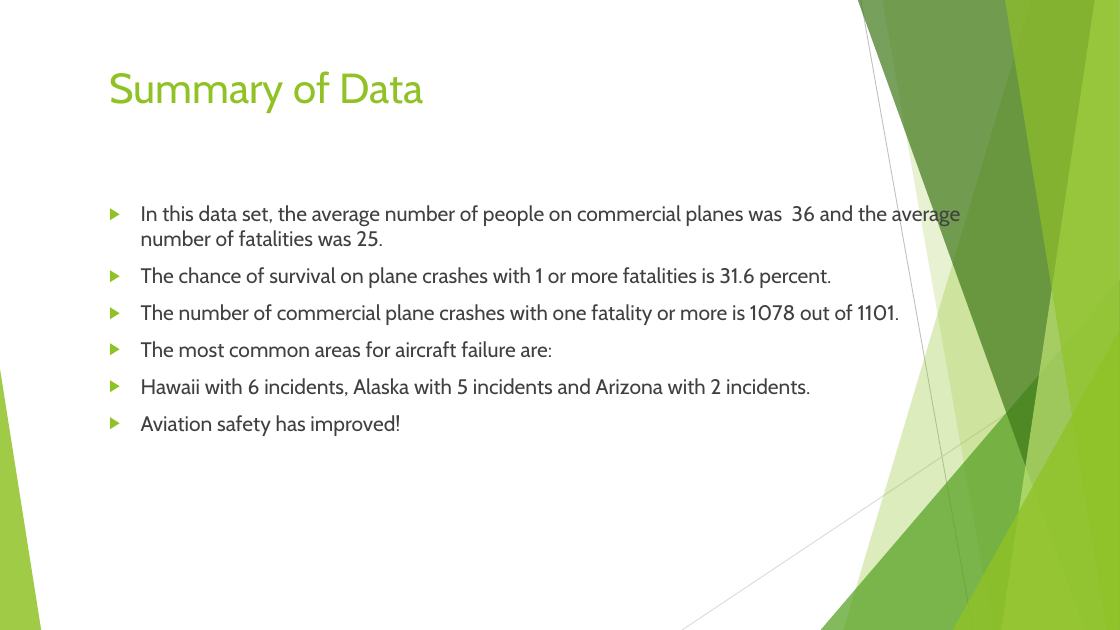
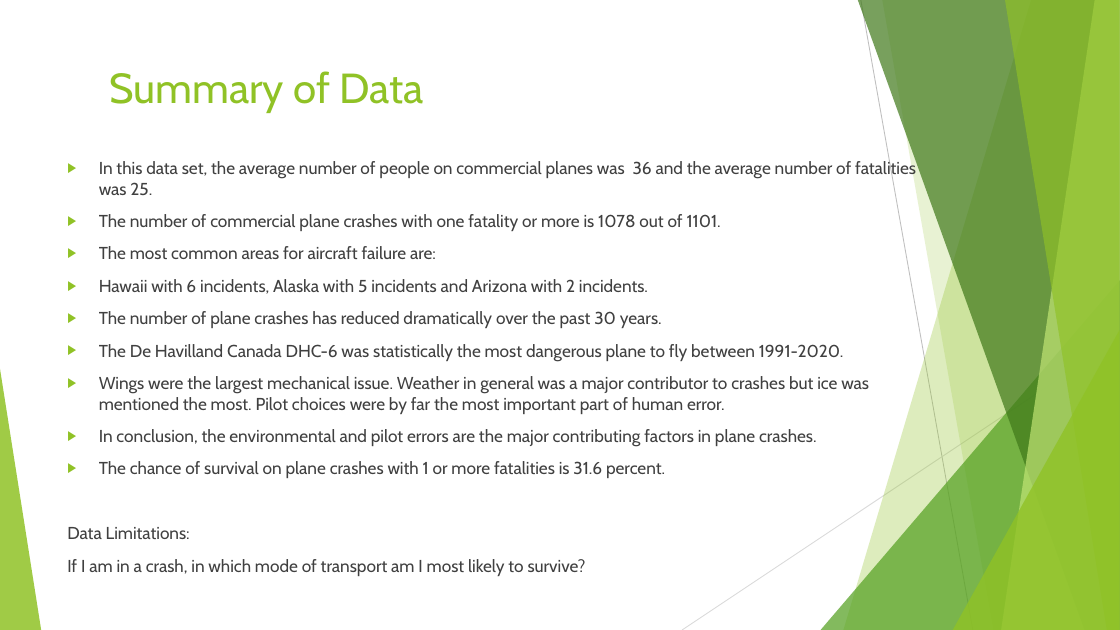
Before and after one commit to MZt92-ui/Project-1-Group-3, a slide deck: slide 10 of plane_crash_presenation_Rob.pptx (slide 7 before the commit). Drawn at 1120x630 pixels with LibreOffice and Linux fonts; fonts in the diff are those of the drawing. Boxes give left, top, right and bottom in pixels: in the first picture for what was removed or moved away, otherwise in the second. Text is boxed around its words. In the diff, an @@ line names an element or a change of style, - is before the commit and + after.

```diff
--- a/plane_crash_presenation_Rob.pptx
+++ b/plane_crash_presenation_Rob.pptx
@@ text "In this data set, the ...": place and size @@
-text "In this data set, the ..." at box(141, 203, 960, 436)
+text "In this data set, the ..." at box(67, 160, 916, 576)
@@ text at box(99, 160, 916, 294): size 18 to 14.8 pt in "In this data set, the average number ...", "The number of commercial plane crashes with ...", "The most common areas for aircraft failure ...", "Hawaii with 6 incidents, Alaska with 5 ..." @@
@@ text at box(141, 267, 831, 288): paragraph removed @@
-▶ The chance of survival on plane crashes with 1 or more fatalities is 31.6 percent.
@@ text at box(67, 311, 869, 576): text changed; size 18 to 14.8 pt @@
-▶ Aviation safety has improved!
+▶ The number of plane crashes has reduced dramatically over the past 30 years.
+▶ The De Havilland Canada DHC-6 was statistically the most dangerous plane to fly between 1991-2020.
+▶ Wings were the largest mechanical issue. Weather in general was a major contributor to crashes but ice was mentioned the most. Pilot choices were by far the most important part of human error.
+▶ In conclusion, the environmental and pilot errors are the major contributing factors in plane crashes.
+▶ The chance of survival on plane crashes with 1 or more fatalities is 31.6 percent.
+Data Limitations:
+If I am in a crash, in which mode of transport am I most likely to survive?
```
Also in this commit, not shown: 3 other slides changed, 4 slides added, 1 slide removed.
